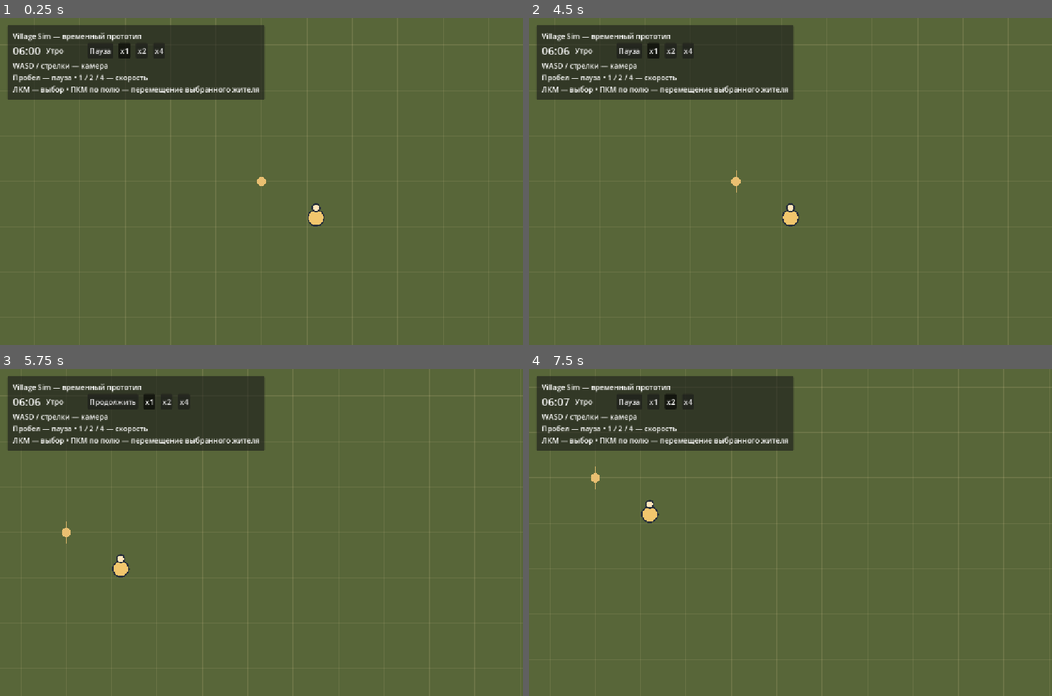
Above: before the commit, frames 1-4 (two rows, left to right).
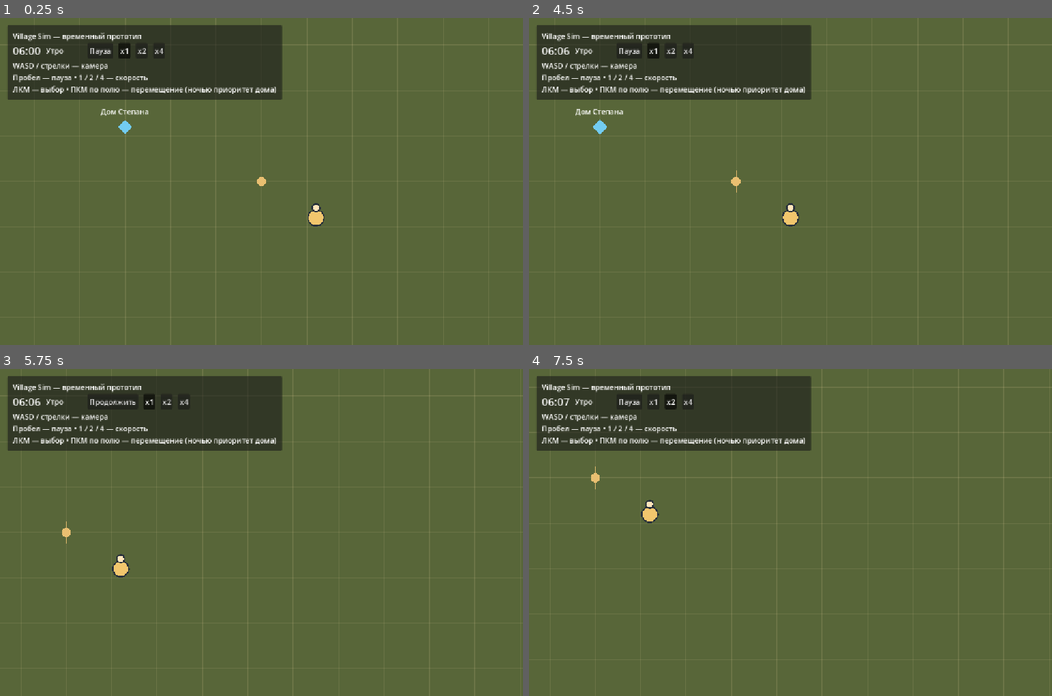
Above: after the commit, the same moments.

Repository: vladlopata5/village-sim
Game: Godot game, scene res://scenes/main.tscn
The game is run twice, just before and just after one commit, with the same random seed, the same clock (stepped at 60 frames per second) and the same inputs.
Inputs (mouse positions are in pixels of both pictures, inside the frame that each line leads up to):
- Up to frame 1 (0.25 s): no input
- Up to frame 2 (4.5 s): click "Пауза" at 0.5 s; click "Продолжить" at 1.25 s; click "x1" at 2 s; click "x2" at 2.75 s; click "x4" at 3.5 s; tap Enter at 4.25 s; move the mouse to (905, 165) at 4.27 s; hold D from 4.28 s (still down); tap 1 at 4.35 s; click (905, 165) at 4.42 s
- Up to frame 3 (5.75 s): tap Space at 4.52 s; release D at 5 s; click "x1" at 5 s
- Up to frame 4 (7.5 s): click "x2" at 5.75 s; click "x4" at 6.5 s; tap Space at 7.25 s; move the mouse to (685, 548) at 7.27 s; hold S from 7.28 s (still down); tap 2 at 7.35 s; click (685, 548) at 7.42 s

The runs differ from the first frame. In frame 1, 1.1% of the frame differs, in the area x 19-54%, y 2-36%; in frame 2, 1.1%, in the area x 8-54%, y 2-36%; in frame 3, 1.0%; in frame 4, 1.0%.

Commit message:
Add fixed night-home reaction with manual command priority

Diff:
--- a/scenes/main.tscn
+++ b/scenes/main.tscn
@@ -7,6 +7,8 @@
 
 [ext_resource type="Script" path="res://scripts/resident_selection.gd" id="5"]
 [ext_resource type="PackedScene" path="res://scenes/resident_card.tscn" id="6"]
+
+[ext_resource type="Script" path="res://scripts/night_home_controller.gd" id="7"]
 
 [node name="Main" type="Node"]
 process_mode = 3
@@ -31,3 +33,21 @@
 script = ExtResource("5")
 
 [node name="ResidentCard" parent="HUD" instance=ExtResource("6")]
+
+[node name="NightHomeController" type="Node" parent="."]
+script = ExtResource("7")
+
+[node name="HomePoint" type="Marker2D" parent="World"]
+position = Vector2(-300, -120)
+
+[node name="Diamond" type="Polygon2D" parent="World/HomePoint"]
+color = Color(0.45, 0.8, 0.95, 1)
+polygon = PackedVector2Array(0, -16, 16, 0, 0, 16, -16, 0)
+
+[node name="Caption" type="Label" parent="World/HomePoint"]
+offset_left = -54.0
+offset_top = -46.0
+offset_right = 70.0
+offset_bottom = -20.0
+mouse_filter = 2
+text = "Дом Степана"
--- a/scripts/main.gd
+++ b/scripts/main.gd
@@ -6,6 +6,7 @@
 @onready var game_time = $GameTime
 @onready var field = $World/Field
 @onready var resident_selection = $ResidentSelection
+@onready var night_home = $NightHomeController
 var clock_label: Label
 var phase_label: Label
 var pause_button: Button
@@ -59,7 +60,7 @@
 		row.add_child(button)
 		speed_buttons.append(button)
 	var help := Label.new()
-	help.text = "WASD / стрелки — камера\nПробел — пауза • 1 / 2 / 4 — скорость\nЛКМ — выбор • ПКМ по полю — перемещение выбранного жителя"
+	help.text = "WASD / стрелки — камера\nПробел — пауза • 1 / 2 / 4 — скорость\nЛКМ — выбор • ПКМ по полю — перемещение (ночью приоритет дома)"
 	column.add_child(help)
 	_update_pause()
 
@@ -109,6 +110,8 @@
 	game_time.speed_changed.connect(view.set_time_speed)
 	resident_view = view
 	$World.add_child(view)
+	night_home.movement_requested.connect(view.move_to)
+	night_home.setup(game_time, $World/HomePoint.global_position)
 
 func _unhandled_input(event: InputEvent) -> void:
 	# UI and resident selection consume their clicks before this parent.
@@ -122,5 +125,5 @@
 	if event.button_index == MOUSE_BUTTON_LEFT:
 		resident_selection.clear()
 	elif is_instance_valid(resident_view) and resident_selection.selected_resident == resident_view.resident_data:
-		resident_view.move_to(field.to_global(field_point))
+		night_home.request_manual_move(field.to_global(field_point))
 	get_viewport().set_input_as_handled()
--- /dev/null
+++ b/scripts/night_home_controller.gd
@@ -0,0 +1,22 @@
+extends Node
+## One fixed time reaction, independent of resident data, rendering and UI.
+signal movement_requested(world_target: Vector2)
+var home_position: Vector2 = Vector2.ZERO
+var is_night: bool = false
+
+func setup(game_time: Node, home_point: Vector2) -> void:
+	home_position = home_point
+	game_time.phase_changed.connect(_on_phase_changed)
+	# Also apply the rule if this controller is created during the night.
+	_on_phase_changed(game_time.get_phase())
+
+func request_manual_move(world_target: Vector2) -> bool:
+	if is_night:
+		return false
+	movement_requested.emit(world_target)
+	return true
+
+func _on_phase_changed(phase: String) -> void:
+	is_night = phase == "Ночь"
+	if is_night:
+		movement_requested.emit(home_position)
--- /dev/null
+++ b/tests/test_night_home.gd
@@ -0,0 +1,119 @@
+extends SceneTree
+const Controller = preload("res://scripts/night_home_controller.gd")
+const Clock = preload("res://scripts/game_time.gd")
+var failures: int = 0
+
+func _initialize() -> void:
+	call_deferred("_run")
+
+func check(condition: bool, message: String) -> void:
+	if not condition:
+		failures += 1
+		push_error(message)
+
+func right_click(point: Vector2) -> void:
+	var motion := InputEventMouseMotion.new()
+	motion.position = point
+	root.push_input(motion, true)
+	for pressed in [true, false]:
+		var event := InputEventMouseButton.new()
+		event.position = point
+		event.button_index = MOUSE_BUTTON_RIGHT
+		event.pressed = pressed
+		root.push_input(event, true)
+
+func _run() -> void:
+	# The time reaction also works without Main, a renderer, selection or UI.
+	var clock_without_ui = Clock.new()
+	root.add_child(clock_without_ui)
+	clock_without_ui.set_process(false)
+	clock_without_ui.total_minutes = 1380
+	var controller_without_ui = Controller.new()
+	root.add_child(controller_without_ui)
+	var commands: Array[Vector2] = []
+	controller_without_ui.movement_requested.connect(func(point: Vector2): commands.append(point))
+	controller_without_ui.setup(clock_without_ui, Vector2(100, 200))
+	check(commands == [Vector2(100, 200)], "Night setup issues home command without UI")
+	check(not controller_without_ui.request_manual_move(Vector2.ZERO), "Night controller rejects manual movement")
+	clock_without_ui.advance(420.0)
+	check(not controller_without_ui.is_night, "06:00 releases night priority")
+	check(controller_without_ui.request_manual_move(Vector2.ZERO), "Morning controller allows manual movement")
+	clock_without_ui.queue_free()
+	controller_without_ui.queue_free()
+
+	var scene = load("res://scenes/main.tscn").instantiate()
+	root.add_child(scene)
+	await process_frame
+	await process_frame
+	var clock = scene.get_node("GameTime")
+	var controller = scene.get_node("NightHomeController")
+	var view = scene.get_node("World/ResidentView2D")
+	var home: Marker2D = scene.get_node("World/HomePoint")
+	var field: Node2D = scene.get_node("World/Field")
+	var selection = scene.get_node("ResidentSelection")
+	clock.set_process(false)
+	view.set_process(false)
+	var start: Vector2 = view.global_position
+	check(controller.home_position == home.global_position, "Controller uses marker coordinates")
+	for multiplier in [1, 2, 4]:
+		# Re-enter a non-night phase through real clock transitions.
+		if controller.is_night:
+			clock.set_speed(1)
+			clock.total_minutes = 1799
+			clock.advance(1.0)
+		selection.select(scene.resident_data)
+		var manual_target := Vector2(-100, 180)
+		right_click(field.get_global_transform_with_canvas() * manual_target)
+		check(view.target_position.is_equal_approx(field.to_global(manual_target)), "Day click routes through controller")
+		selection.clear()
+		view.global_position = start
+		clock.total_minutes = 1379
+		clock.set_speed(multiplier)
+		clock.advance(1.0 / multiplier)
+		check(clock.get_clock_text() == "23:00" and controller.is_night, "Night starts at 23:00 on x%d" % multiplier)
+		check(view.target_position == home.global_position, "Night replaces previous goal without selection on x%d" % multiplier)
+		view._process(0.125)
+		var expected: Vector2 = start.move_toward(home.global_position, 15.0 * multiplier)
+		check(view.global_position.is_equal_approx(expected), "Home movement speed x%d" % multiplier)
+		selection.select(scene.resident_data)
+		right_click(field.get_global_transform_with_canvas() * manual_target)
+		check(view.target_position == home.global_position, "Night right click cannot override home")
+		view._process(30.0)
+		check(view.global_position == home.global_position and not view.has_movement_target, "Stops at home")
+		right_click(field.get_global_transform_with_canvas() * manual_target)
+		check(view.global_position == home.global_position and not view.has_movement_target, "Night click cannot send resident away after arrival")
+		clock.total_minutes = 1439
+		clock.advance(1.0 / multiplier)
+		check(controller.is_night, "Midnight keeps night priority")
+
+	# Fresh night transition; pause keeps the automatic goal but halts movement.
+	clock.set_speed(1)
+	clock.total_minutes = 1799
+	clock.advance(1.0)
+	view.global_position = start
+	clock.total_minutes = 1379
+	clock.advance(1.0)
+	clock.toggle_pause()
+	var paused_position: Vector2 = view.global_position
+	view.set_process(true)
+	await create_timer(0.1, true).timeout
+	view.set_process(false)
+	check(view.global_position == paused_position, "Automatic movement stops during actual paused frames")
+	clock.advance(1000.0)
+	check(clock.get_clock_text() == "23:00", "Clock does not leave night on pause")
+	clock.set_speed(4)
+	right_click(field.get_global_transform_with_canvas() * Vector2(-100, 180))
+	check(view.target_position == home.global_position, "Night priority holds on pause")
+	clock.toggle_pause()
+	view._process(0.125)
+	check(view.global_position.is_equal_approx(paused_position.move_toward(home.global_position, 60.0)), "Home movement resumes without a jump at selected speed")
+	clock.set_speed(1)
+	clock.total_minutes = 1799
+	clock.advance(1.0)
+	right_click(field.get_global_transform_with_canvas() * Vector2(-100, 180))
+	check(not controller.is_night and view.target_position.is_equal_approx(Vector2(-100, 180)), "Morning restores manual commands")
+	var data = scene.resident_data
+	check(data.hunger == 20 and data.fatigue == 35 and data.mood == 65 and data.traits.size() == 3, "Night reaction never changes resident states or traits")
+	scene.queue_free()
+	print("Night home checks: ", "PASS" if failures == 0 else "FAIL (%d)" % failures)
+	quit(0 if failures == 0 else 1)
--- a/tests/test_resident.gd
+++ b/tests/test_resident.gd
@@ -32,7 +32,11 @@
 	replacement.setup(data)
 	scene.get_node("World").add_child(replacement)
 	check(replacement.resident_data == data, "Replacement view reuses existing resident")
-	check(scene.get_node("World").get_child_count() == 3, "Exactly one resident representation")
+	var view_count: int = 0
+	for child in scene.get_node("World").get_children():
+		if child.get_script() == preload("res://scripts/resident_view_2d.gd"):
+			view_count += 1
+	check(view_count == 1, "Exactly one resident representation")
 	scene.queue_free()
 	print("Resident checks: ", "PASS" if failures == 0 else "FAIL (%d)" % failures)
 	quit(0 if failures == 0 else 1)
Not shown: 1 places in scenes/main.tscn that only renumber resources
Not shown, added: scripts/night_home_controller.gd.uid
Not shown, added: tests/test_night_home.gd.uid
Not shown, changed: docs/DECISIONS.md
Not shown, changed: docs/PHASE_2.md
